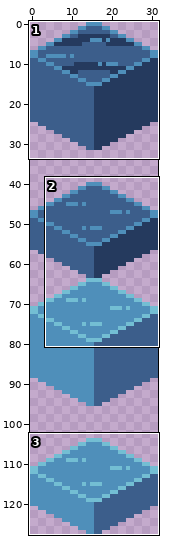
A pixel-art file gets an edit: assets/img/water_blocks.aseprite. Above: a wide view before the commit, with the close-up outlined.
Close-up. Earlier state:
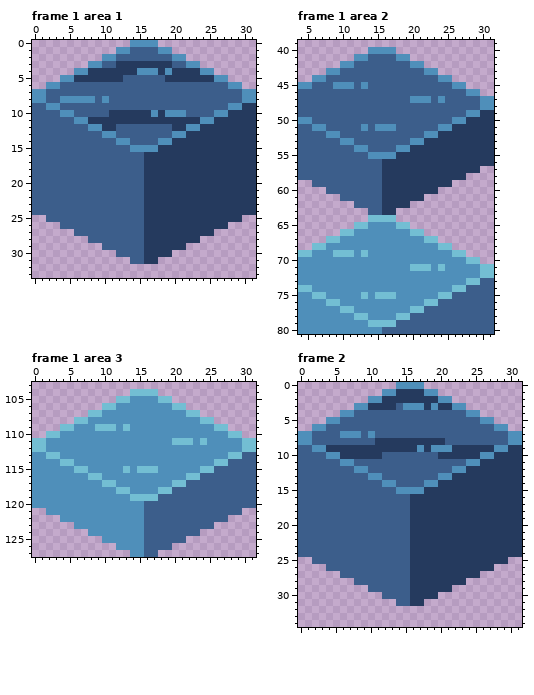
32x128 pixels, 4 frames. Shown: frame 1 area 1: x 0..31, y 0..33; frame 1 area 2: x 4..31, y 39..80; frame 1 area 3: x 0..31, y 103..127; frame 2: x 0..31, y 0..34. The commit also changed other frames or places, which this record leaves out.
And afterwards:
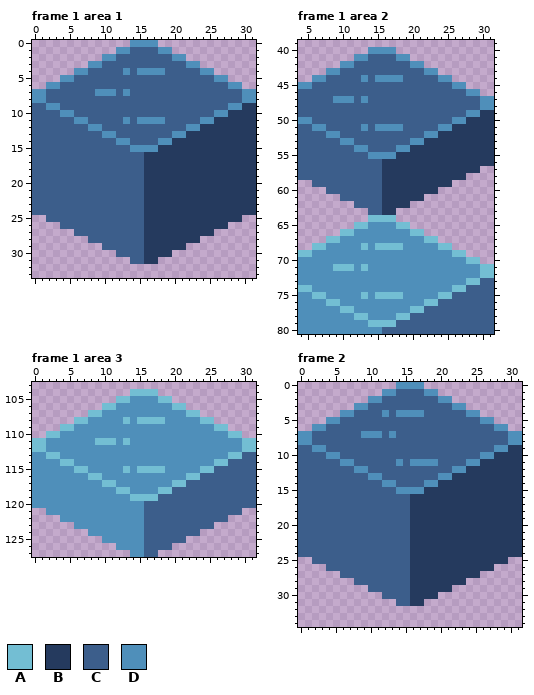
Palette (. is transparent): A #73bed3  B #253a5e  C #3c5e8b  D #4f8fba
Message: reworked water tiles
Changes in this commit:
layer "Cube" added
layer "waves" added
layer "Layer 1" removed
layer "Layer 3" removed
layer "Layer 2" removed
Frame 1 area 1, layers "waves", "Cube":
Colour B becomes colour C in row 3 at x 12 to 19; in row 4 at x 8 to 12, 14 and 20 to 23; in row 5 at x 6 to 12 and 19 to 25; in row 10 at x 11 to 16 and 18; in row 11 at x 8 to 12, 14 and 19 to 23; in row 12 at x 10 to 11 and 20 to 21.
Colour D becomes colour C in row 4 at x 19; in row 8 at x 4 to 8 and 10; in row 10 at x 17 and 19 to 21.
Colour B becomes colour D in row 4 at x 13 and 18; in row 11 at x 13 and 15 to 18.
Colour C becomes colour D in row 7 at x 9 to 11 and 13.
Frame 1 area 2, layers "waves", "Cube":
Colour D becomes colour A in row 68 at x 13 and 15 to 18; in row 71 at x 9 to 11 and 13; in row 75 at x 18.
Colour D becomes colour C in row 45 at x 9 to 11 and 13; in row 47 at x 20 to 22 and 24.
Colour A becomes colour D in row 69 at x 9 to 11 and 13; in row 71 at x 20 to 22 and 24.
Colour C becomes colour D in row 44 at x 13 and 15 to 18; in row 47 at x 9 to 11 and 13; in row 51 at x 18.
Frame 1 area 3, layers "waves", "Cube":
Colour D becomes colour A in row 108 at x 13 and 15 to 18; in row 111 at x 9 to 11 and 13; in row 115 at x 18.
Colour A becomes colour D in row 109 at x 9 to 11 and 13; in row 111 at x 20 to 22 and 24.
Frame 2, layers "waves", "Cube":
Colour B becomes colour C in row 1 at x 14 to 17; in row 2 at x 12 to 19; in row 3 at x 10 to 13, 18 and 20 to 21; in row 8 at x 11 to 20; in row 9 at x 4 to 16, 18 and 22 to 27; in row 10 at x 6 to 11 and 20 to 25.
Colour D becomes colour C in row 3 at x 15 to 17 and 19; in row 7 at x 6 to 8; in row 9 at x 17 and 19 to 21.
Colour C becomes colour D in row 4 at x 12 and 14 to 17; in row 7 at x 9, 11 and 13; in row 11 at x 14 and 16 to 19.
Where, in picture pixels (left, top, right, bottom), the same in both close-ups:
changed: (60, 61, 214, 131)
changed: (333, 75, 445, 103)
changed: (396, 124, 403, 131)
changed: (333, 243, 445, 271)
changed: (396, 292, 403, 299)
changed: (95, 417, 207, 445)
changed: (158, 466, 165, 473)
changed: (326, 389, 494, 466)
